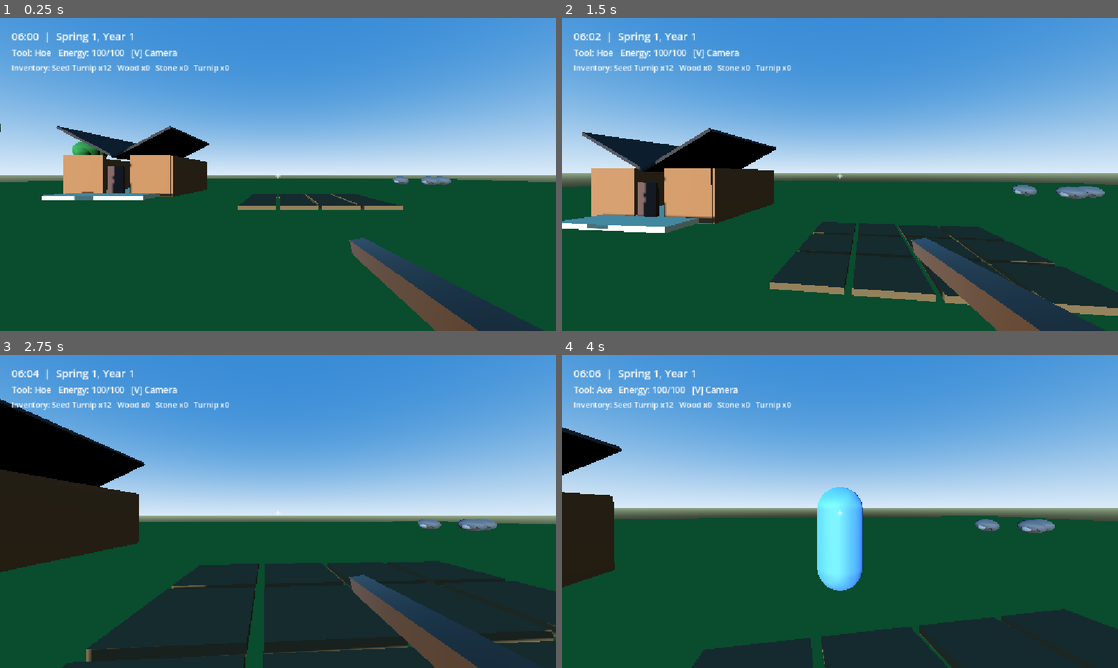
Above: before the commit, frames 1-4 (two rows, left to right).
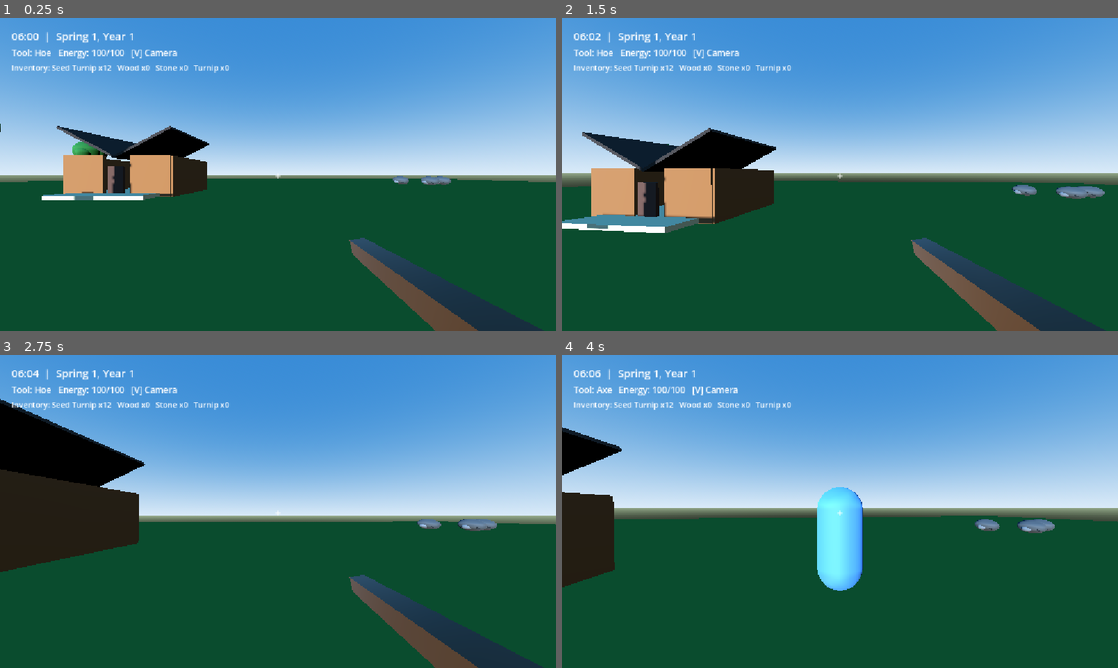
Above: after the commit, the same moments.

Repository: Sanoha0/Farming-3D
Game: Godot game, scene res://scenes/world/MainFarm.tscn
The game is run twice, just before and just after one commit, with the same random seed, the same clock (stepped at 60 frames per second) and the same inputs.
Inputs (mouse positions are in pixels of both pictures, inside the frame that each line leads up to):
- Up to frame 1 (0.25 s): no input
- Up to frame 2 (1.5 s): tap Enter at 0.5 s; move the mouse to (867, 174) at 0.52 s; hold W (move_forward) from 0.53 s (still down); tap E (interact) at 0.6 s; click (867, 174) at 0.67 s; tap Space (jump) at 0.77 s; move the mouse to (812, 174) at 1.27 s; tap F (plant) at 1.35 s
- Up to frame 3 (2.75 s): keep holding W (move_forward); tap Space (jump) at 1.52 s; move the mouse to (289, 505) at 2.02 s; hold Shift (sprint) from 2.03 s (still down)
- Up to frame 4 (4 s): keep holding W (move_forward); tap Space (jump) at 2.75, 3.02, 3.77 s; move the mouse to (834, 517) at 2.77 s; release Shift (sprint) at 2.78 s; tap V (toggle_camera) at 2.85 s; click (834, 517) at 2.92 s; move the mouse to (878, 514) at 3.52 s; tap 4 (tool_axe) at 3.6 s

The runs differ from the first frame. In frame 1, 1.3% of the frame differs, in the area x 42-73%, y 56-62%; in frame 2, 9.2%; in frame 3, 20%, in the area x 11-100%, y 65-100%; in frame 4, 9.3%.

Commit message:
Hide untilled farm plot blockouts until soil is worked

Diff:
--- a/scripts/farming/farm_plot.gd
+++ b/scripts/farming/farm_plot.gd
@@ -58,7 +58,8 @@
 	_update_visuals()
 
 func _update_visuals() -> void:
-	untilled_visual.visible = not tilled
+	# Untilled plots visually blend into the world instead of showing a preset grid.
+	untilled_visual.visible = false
 	tilled_visual.visible = tilled and not watered
 	watered_visual.visible = tilled and watered
 	crop_visual.visible = planted
